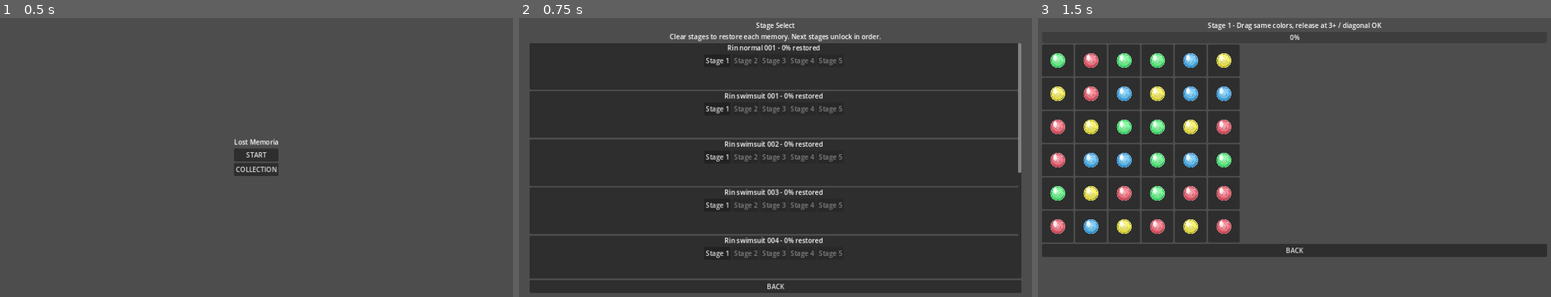
Above: before the commit, frames 1-3 (left to right).
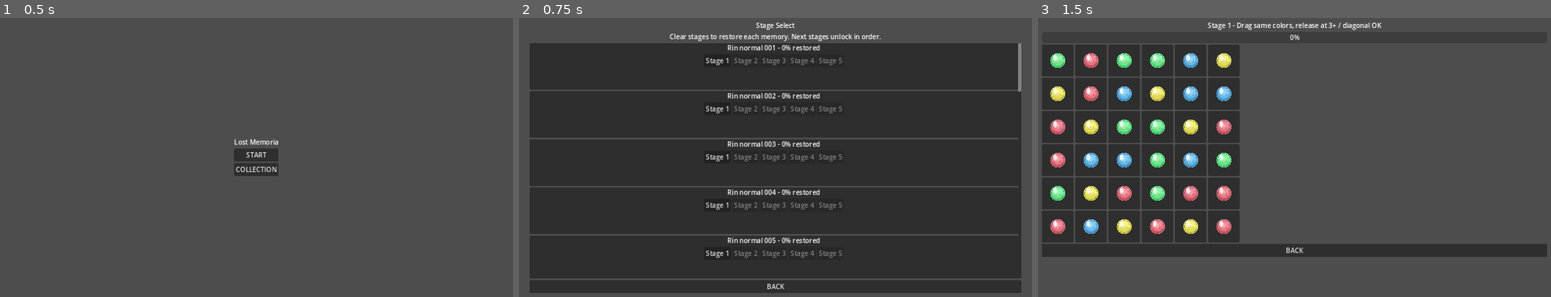
Above: after the commit, the same moments.

Repository: uzupiyo/Lost-Memoria
Game: Godot game, scene res://scenes/title/title.tscn
Two runs of this game, one before a commit and one after it. Both use one fixed random seed, a clock stepped at 60 frames per second and the inputs below.
Inputs:
- Up to frame 1 (0.5 s): no input
- Up to frame 2 (0.75 s): click "START" at 0.5 s
- Up to frame 3 (1.5 s): click "Stage 1" at 1.25 s

Frame 1 is identical in both runs. In frame 2, 1.2% of the frame differs, in the area x 40-98%, y 26-81%; in frame 3, nothing differs.

Commit message:
Register all stills from 001 to 005

Diff:
--- a/scripts/game_state.gd
+++ b/scripts/game_state.gd
@@ -14,6 +14,38 @@
 		"unlocked_stages": 0,
 		"total_stages": STILL_STAGE_COUNT
 	},
+	"rin_normal_002": {
+		"character": "Rin",
+		"situation": "normal",
+		"title": "Rin normal 002",
+		"image_path": "res://assets/stills/Rin/normal/Rin_normal_002.webp",
+		"unlocked_stages": 0,
+		"total_stages": STILL_STAGE_COUNT
+	},
+	"rin_normal_003": {
+		"character": "Rin",
+		"situation": "normal",
+		"title": "Rin normal 003",
+		"image_path": "res://assets/stills/Rin/normal/Rin_normal_003.webp",
+		"unlocked_stages": 0,
+		"total_stages": STILL_STAGE_COUNT
+	},
+	"rin_normal_004": {
+		"character": "Rin",
+		"situation": "normal",
+		"title": "Rin normal 004",
+		"image_path": "res://assets/stills/Rin/normal/Rin_normal_004.webp",
+		"unlocked_stages": 0,
+		"total_stages": STILL_STAGE_COUNT
+	},
+	"rin_normal_005": {
+		"character": "Rin",
+		"situation": "normal",
+		"title": "Rin normal 005",
+		"image_path": "res://assets/stills/Rin/normal/Rin_normal_005.webp",
+		"unlocked_stages": 0,
+		"total_stages": STILL_STAGE_COUNT
+	},
 	"rin_swimsuit_001": {
 		"character": "Rin",
 		"situation": "swimsuit",
@@ -62,6 +94,38 @@
 		"unlocked_stages": 0,
 		"total_stages": STILL_STAGE_COUNT
 	},
+	"rin_halloween_002": {
+		"character": "Rin",
+		"situation": "halloween",
+		"title": "Rin halloween 002",
+		"image_path": "res://assets/stills/Rin/halloween/Rin_halloween_002.webp",
+		"unlocked_stages": 0,
+		"total_stages": STILL_STAGE_COUNT
+	},
+	"rin_halloween_003": {
+		"character": "Rin",
+		"situation": "halloween",
+		"title": "Rin halloween 003",
+		"image_path": "res://assets/stills/Rin/halloween/Rin_halloween_003.webp",
+		"unlocked_stages": 0,
+		"total_stages": STILL_STAGE_COUNT
+	},
+	"rin_halloween_004": {
+		"character": "Rin",
+		"situation": "halloween",
+		"title": "Rin halloween 004",
+		"image_path": "res://assets/stills/Rin/halloween/Rin_halloween_004.webp",
+		"unlocked_stages": 0,
+		"total_stages": STILL_STAGE_COUNT
+	},
+	"rin_halloween_005": {
+		"character": "Rin",
+		"situation": "halloween",
+		"title": "Rin halloween 005",
+		"image_path": "res://assets/stills/Rin/halloween/Rin_halloween_005.webp",
+		"unlocked_stages": 0,
+		"total_stages": STILL_STAGE_COUNT
+	},
 	"moka_normal_001": {
 		"character": "Moka",
 		"situation": "normal",
@@ -70,11 +134,75 @@
 		"unlocked_stages": 0,
 		"total_stages": STILL_STAGE_COUNT
 	},
+	"moka_normal_002": {
+		"character": "Moka",
+		"situation": "normal",
+		"title": "Moka normal 002",
+		"image_path": "res://assets/stills/Moka/normal/Moka_normal_002.webp",
+		"unlocked_stages": 0,
+		"total_stages": STILL_STAGE_COUNT
+	},
+	"moka_normal_003": {
+		"character": "Moka",
+		"situation": "normal",
+		"title": "Moka normal 003",
+		"image_path": "res://assets/stills/Moka/normal/Moka_normal_003.webp",
+		"unlocked_stages": 0,
+		"total_stages": STILL_STAGE_COUNT
+	},
+	"moka_normal_004": {
+		"character": "Moka",
+		"situation": "normal",
+		"title": "Moka normal 004",
+		"image_path": "res://assets/stills/Moka/normal/Moka_normal_004.webp",
+		"unlocked_stages": 0,
+		"total_stages": STILL_STAGE_COUNT
+	},
+	"moka_normal_005": {
+		"character": "Moka",
+		"situation": "normal",
+		"title": "Moka normal 005",
+		"image_path": "res://assets/stills/Moka/normal/Moka_normal_005.webp",
+		"unlocked_stages": 0,
+		"total_stages": STILL_STAGE_COUNT
+	},
 	"moka_swimsuit_001": {
 		"character": "Moka",
 		"situation": "swimsuit",
 		"title": "Moka swimsuit 001",
 		"image_path": "res://assets/stills/Moka/swimsuit/Moka_swimsuit_001.webp",
+		"unlocked_stages": 0,
+		"total_stages": STILL_STAGE_COUNT
+	},
+	"moka_swimsuit_002": {
+		"character": "Moka",
+		"situation": "swimsuit",
+		"title": "Moka swimsuit 002",
+		"image_path": "res://assets/stills/Moka/swimsuit/Moka_swimsuit_002.webp",
+		"unlocked_stages": 0,
+		"total_stages": STILL_STAGE_COUNT
+	},
+	"moka_swimsuit_003": {
+		"character": "Moka",
+		"situation": "swimsuit",
+		"title": "Moka swimsuit 003",
+		"image_path": "res://assets/stills/Moka/swimsuit/Moka_swimsuit_003.webp",
+		"unlocked_stages": 0,
+		"total_stages": STILL_STAGE_COUNT
+	},
+	"moka_swimsuit_004": {
+		"character": "Moka",
+		"situation": "swimsuit",
+		"title": "Moka swimsuit 004",
+		"image_path": "res://assets/stills/Moka/swimsuit/Moka_swimsuit_004.webp",
+		"unlocked_stages": 0,
+		"total_stages": STILL_STAGE_COUNT
+	},
+	"moka_swimsuit_005": {
+		"character": "Moka",
+		"situation": "swimsuit",
+		"title": "Moka swimsuit 005",
+		"image_path": "res://assets/stills/Moka/swimsuit/Moka_swimsuit_005.webp",
 		"unlocked_stages": 0,
 		"total_stages": STILL_STAGE_COUNT
 	}
